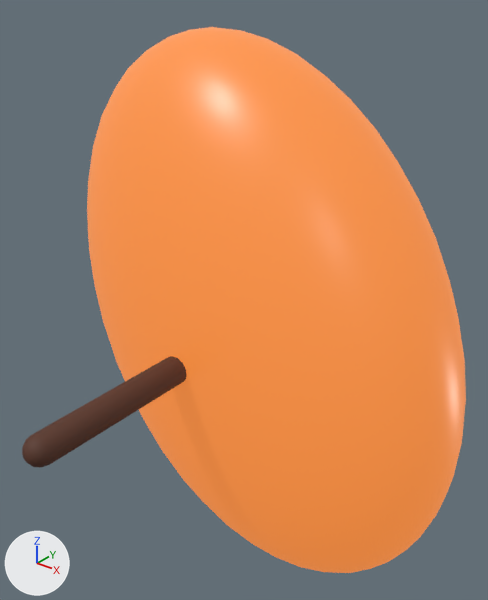
One commit to the glTF model halloween-radio/games/witch-ride-3d/assets/models/coffee-bean.glb: the scene before it, then after it.
The view is the same before and after, from a 50 mm camera at (0.71, -0.95, 0.611) aimed at (0.02, -0.087, 0.077). The lights are fixed; the arrows at lower left show +X, +Y and +Z. The older version comes first. Where no turn or scale is listed for an object, it has been applied to the vertices.

The scene before the commit, as lines of its bpy script (objects in view):
```python
me_bean_body = bpy.data.meshes.new('bean_body')
me_bean_body.from_pydata(...)  # 642 vertices, 1280 faces; spans x -0.413..0.413, y -0.25..0.25, z -0.526..0.526
me_bean_body.materials.append(mat_roasted_coffee)  # brown #a06032, glowing orange #d27632
me_bean_seam = bpy.data.meshes.new('bean_seam')
me_bean_seam.from_pydata(...)  # a UV sphere (12 segments, 9 rings, poles along y) spanning x -0.024..0.024, y -0.315..0.315, z -0.024..0.024
me_bean_seam.materials.append(mat_bean_seam)  # brown #563222
ob_bean_body = bpy.data.objects.new('bean_body', me_bean_body)
ob_bean_body.location = (0.0, 0.0, 0.0)
ob_bean_seam = bpy.data.objects.new('bean_seam', me_bean_seam)
ob_bean_seam.location = (0.0, -0.236, 0.0)
```
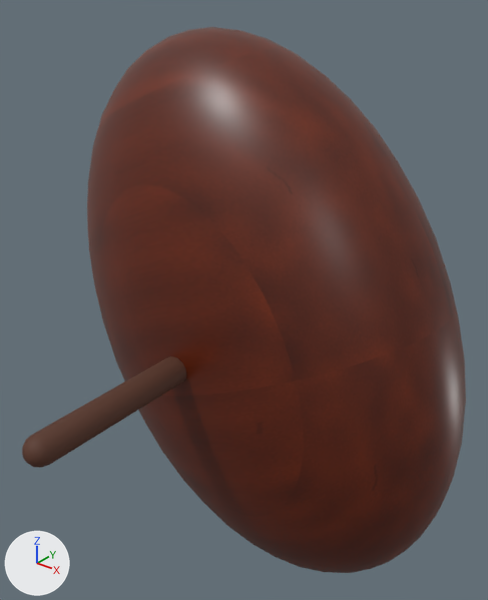
Where the change shows, as pixel boxes (x1, y1, x2, y2) in the pictures (488 x 600 px):
'bean_body', recoloured (orange to brown)
    both: (87, 27, 466, 573)

The change in detail:
Picture 'Image_0' (img_image_0) is new.
Material 'environment coffee' (mat_environment_coffee) is new.
Its texture is img_image_0.
Its roughness is 0.38.
me_bean_body has 642 vertices, 1280 faces and spans x -0.413..0.413, y -0.25..0.25, z -0.526..0.526.
me_bean_body no longer uses material mat_roasted_coffee (brown #a06032, glowing orange #d27632).
me_bean_body gains material mat_environment_coffee (picture img_image_0).
